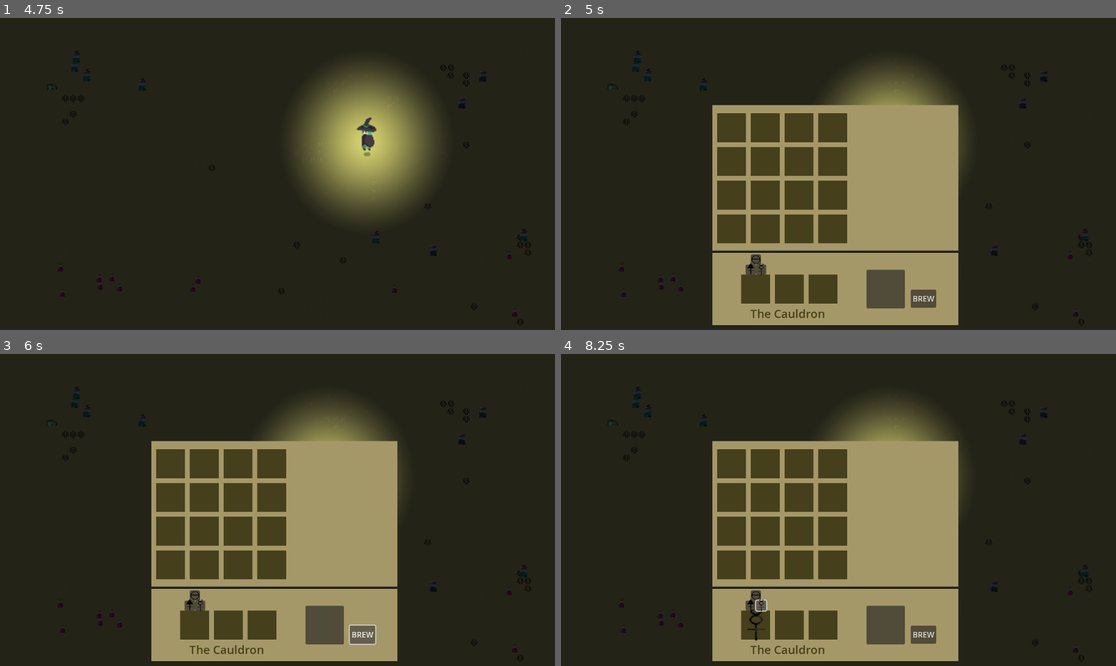
Above: before the commit, frames 1-4 (two rows, left to right).
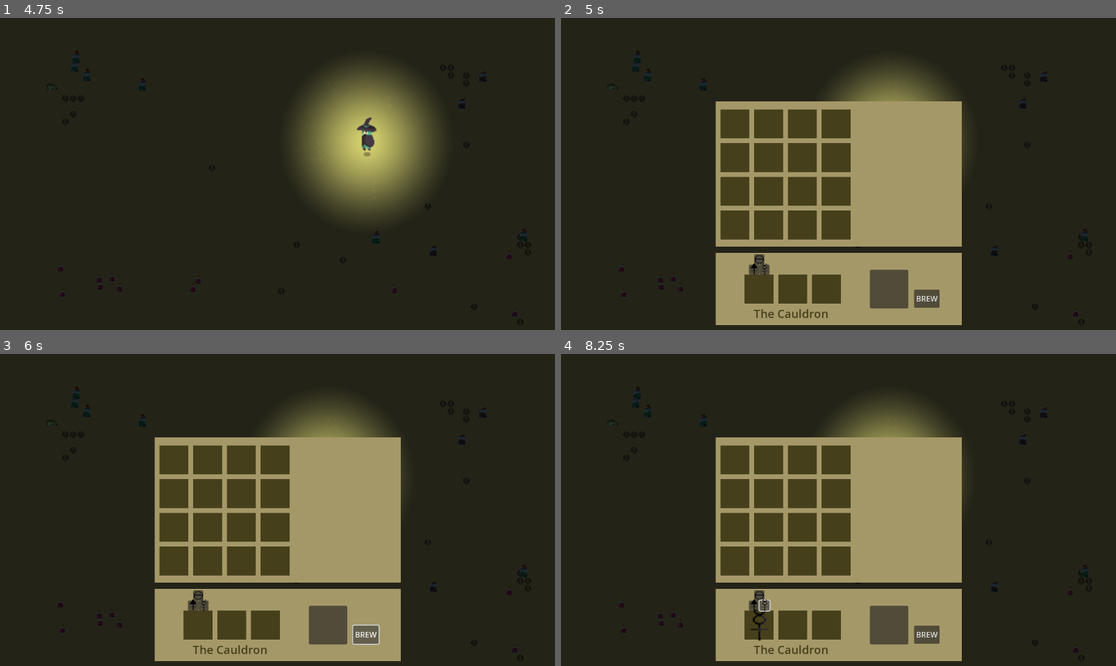
Above: after the commit, the same moments.

Repository: AnthonyDrow21/PSGameJam2024-2
Game: Godot game, scene res://Menus/MainMenu.tscn
Two runs of this game, one before a commit and one after it. Both use one fixed random seed, a clock stepped at 60 frames per second and the inputs below. Sound files missing from this copy of the repository are replaced by a short silence.
Inputs (mouse positions are in pixels of both pictures, inside the frame that each line leads up to; where the layout moved, square brackets give the same spot in the first picture):
- Up to frame 1 (4.75 s): click "Start" at 0.5 s; tap Enter (ui_accept) at 1.25, 1.52, 4.52 s; move the mouse to (399, 158) at 1.27 s; hold Right (ui_right) 1.28-2 s; click (399, 158) at 1.42 s; drag from (166, 189) to (327, 139) at 2.02 s; move the mouse to (333, 105) at 2.77 s; hold Right (ui_right) 2.78-3.5 s; drag from (249, 236) to (111, 127) at 3.52 s; move the mouse to (444, 220) at 4.27 s; hold Left (ui_left) from 4.28 s (still down)
- Up to frame 2 (5 s): keep holding Left (ui_left); tap Tab (toggle_inventory) at 4.9 s
- Up to frame 3 (6 s): release Left (ui_left) at 5 s; drag from (172, 463) to (327, 475) at 5.02 s; click "BREW" at 5.75 s
- Up to frame 4 (8.25 s): click (755, 606) [749, 606] at 6.5 s; click (760, 594) [755, 594] at 7.25 s; click (766, 606) [760, 606] at 8 s

Frame 1 is identical in both runs. In frame 2, 6.7% of the frame differs, in the area x 27-73%, y 26-99%; in frame 3, 6.8%; in frame 4, 6.9%.

Commit message:
Fix inventory/crafting menu anchoring
Control node was set to fill which sneakily disables inventory functionality since crafting menu is added on top of inventory menu.

Diff:
--- a/Menus/CraftingMenu.tscn
+++ b/Menus/CraftingMenu.tscn
@@ -12,29 +12,28 @@
 
 [node name="CraftingMenu" type="Control"]
 layout_mode = 3
-anchors_preset = 15
-anchor_right = 1.0
+anchors_preset = 7
+anchor_left = 0.5
+anchor_top = 1.0
+anchor_right = 0.5
 anchor_bottom = 1.0
-offset_left = 16.0
-offset_top = 8.0
-offset_right = 16.0
-offset_bottom = 8.0
 grow_horizontal = 2
-grow_vertical = 2
+grow_vertical = 0
 
 [node name="ColorRect" type="ColorRect" parent="."]
+custom_minimum_size = Vector2(500, 150)
 layout_mode = 1
-anchors_preset = 8
+anchors_preset = 7
 anchor_left = 0.5
-anchor_top = 0.5
+anchor_top = 1.0
 anchor_right = 0.5
-anchor_bottom = 0.5
-offset_left = -278.0
-offset_top = 156.0
-offset_right = 233.0
-offset_bottom = 306.0
+anchor_bottom = 1.0
+offset_left = -255.5
+offset_top = -160.0
+offset_right = 255.5
+offset_bottom = -10.0
 grow_horizontal = 2
-grow_vertical = 2
+grow_vertical = 0
 color = Color(0.647059, 0.596078, 0.407843, 1)
 
 [node name="GridContainer" type="GridContainer" parent="ColorRect"]
--- a/Menus/InventoryMenu.tscn
+++ b/Menus/InventoryMenu.tscn
@@ -11,10 +11,6 @@
 anchors_preset = 15
 anchor_right = 1.0
 anchor_bottom = 1.0
-offset_left = 5.0
-offset_top = 9.0
-offset_right = 5.0
-offset_bottom = 9.0
 grow_horizontal = 2
 grow_vertical = 2
 script = ExtResource("1_wgjsp")
@@ -26,10 +22,10 @@
 anchor_top = 0.5
 anchor_right = 0.5
 anchor_bottom = 0.5
-offset_left = -267.0
-offset_top = -152.0
-offset_right = 244.0
-offset_bottom = 150.0
+offset_left = -255.5
+offset_top = -151.0
+offset_right = 255.5
+offset_bottom = 151.0
 grow_horizontal = 2
 grow_vertical = 2
 color = Color(0.647059, 0.596078, 0.407843, 1)
Not shown: 1 places in Menus/CraftingMenu.tscn that only renumber resources
